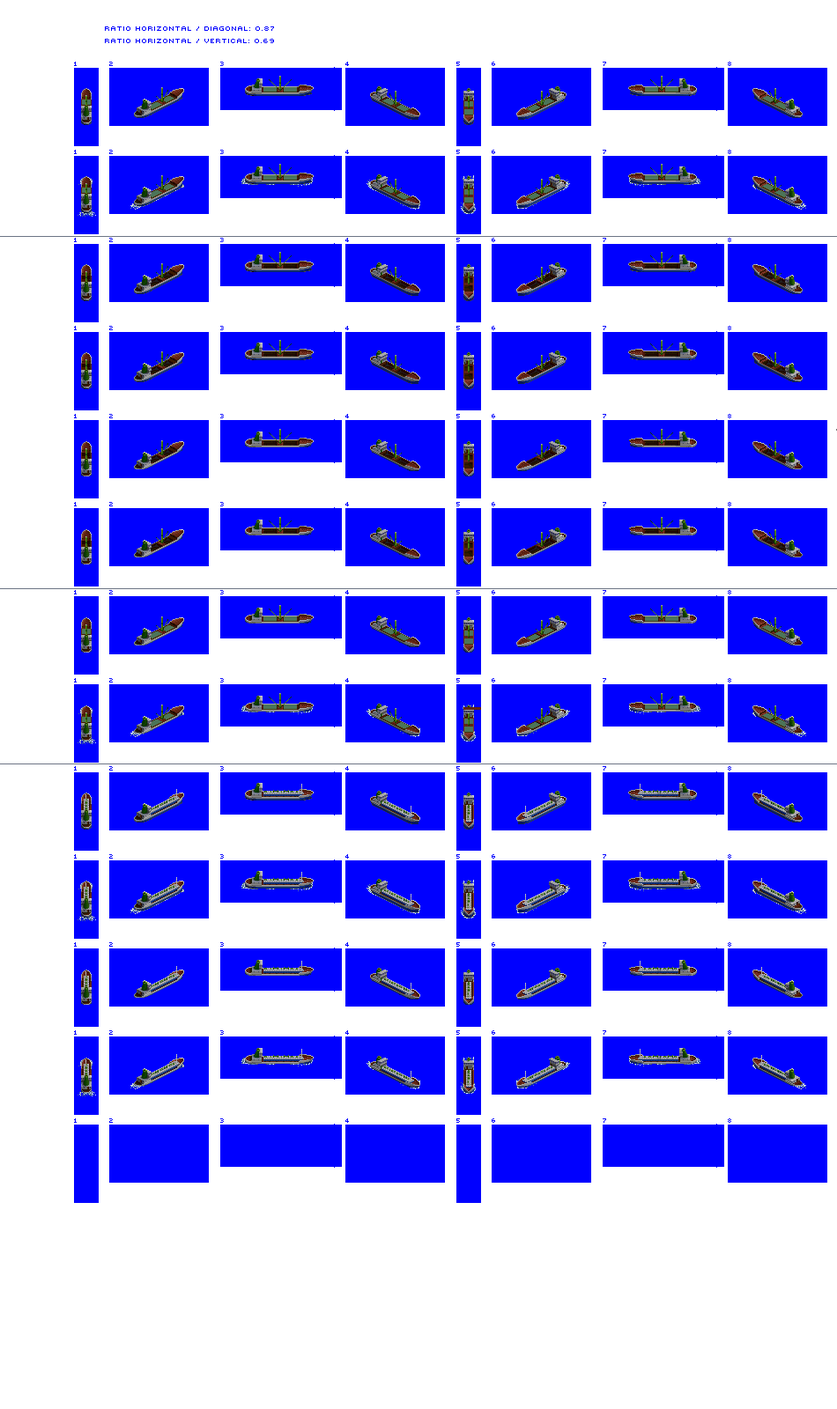
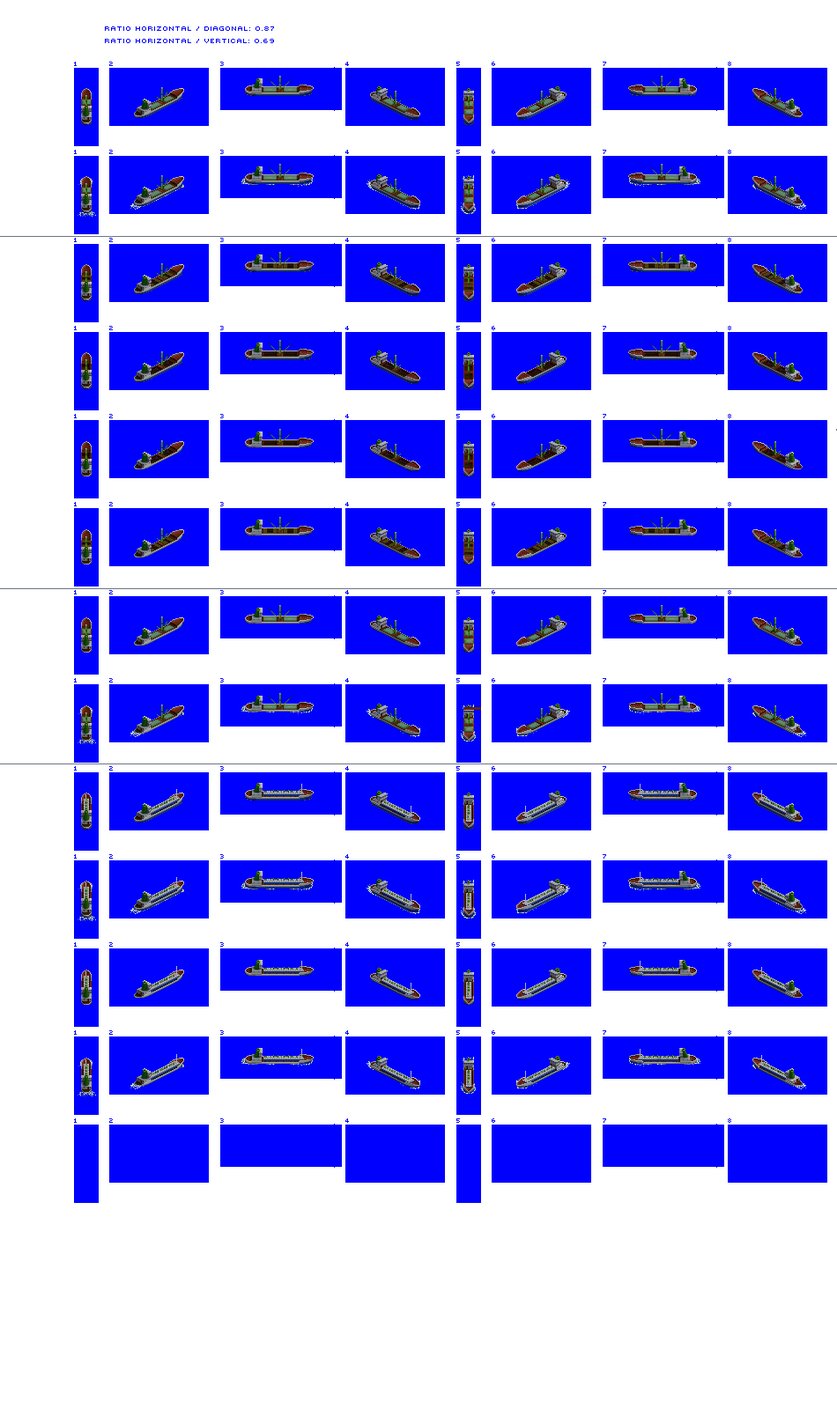
Revision of a layered w=837, h=1409 image; what changed, layer by layer:
painted on "tanker" over box(82, 804, 556, 1085)
painted on "hatches" over box(81, 88, 786, 733)
painted on "Large Trader" over box(380, 96, 383, 1070)
